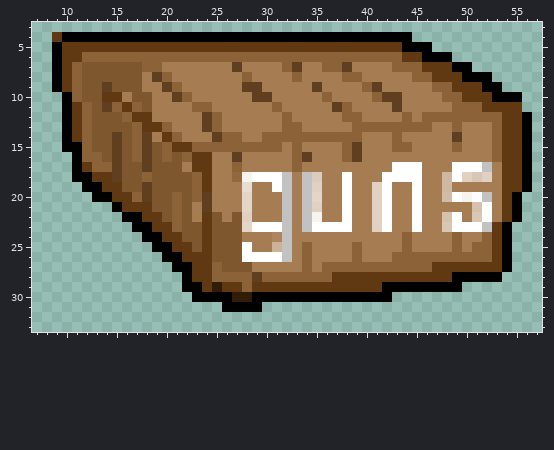
Edited in one commit: pixel-art sprite (Desperado.gmx/sprites/images/spr_gun_pickup_0.png). The first picture shows the starting point.
The file is 64x38 pixels. Pixels under 10% opacity are left out. Colours within 5 levels of each other are drawn and written as one. Shown: x 7..57, y 3..33.
Now the later version:
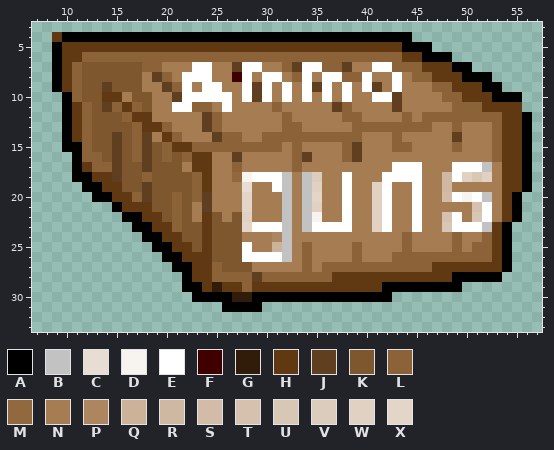
Palette (. is transparent): A #000000  B #c2c2c2  C #e8ddd2  D #f7f4f0  E #ffffff  F #400000  G #301c09  H #603913  J #5f3f1f  K #7e572f  L #8c6239  M #92683f  N #a67c52  P #ad8660  Q #cbb299  R #ceb8a1  S #d2bca7  T #d5c1ad  U #d9c7b5  V #dcccbb  W #e0d1c3  X #e3d6c9
What changed:
Changed rows in their new state; - is an unchanged pixel.
first column x 21:
 7 --EE---EE----EE-----EE-
 8 -EEE--FE-EE--E-EE--E--E
 9 -E-EE--E-E-E-E-E-E-E--E
10 -EEEEE-E-E-E-E-E-E--EE-
11 EE---E-----------------
Where, in picture pixels (left, top, right, bottom), the same in both pictures:
changed: (172, 62, 402, 112)
